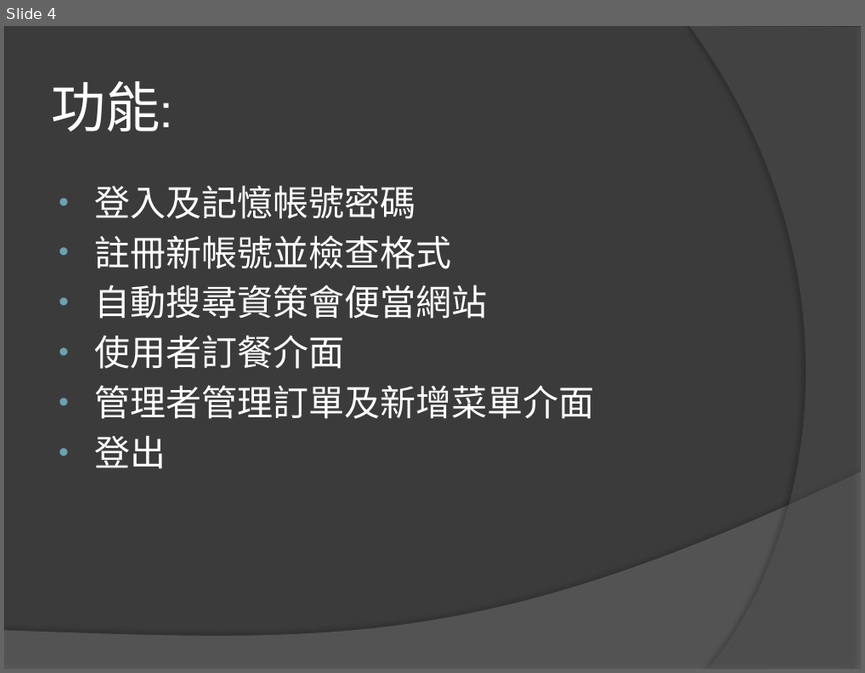
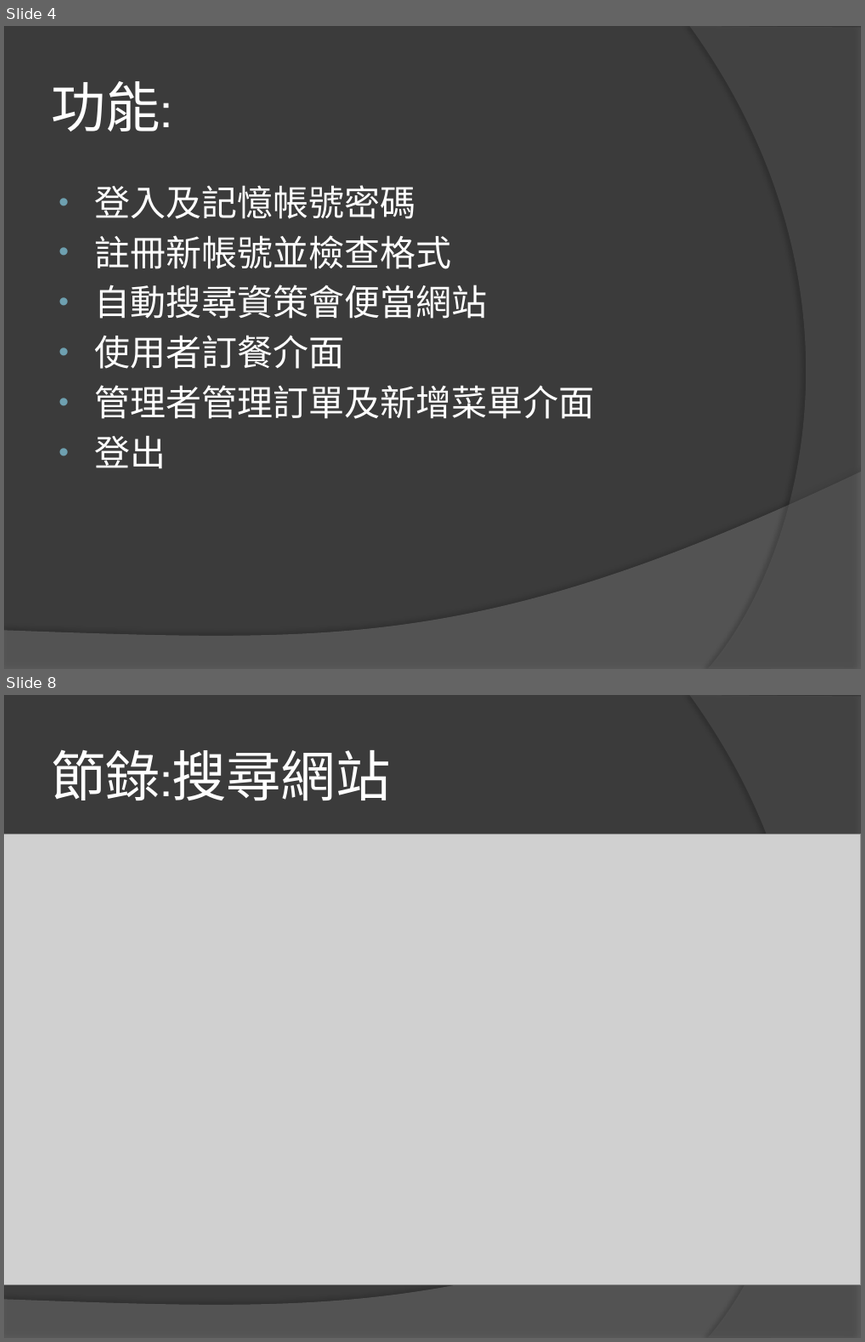
Before and after one commit to jthung1988/EEIT112, a slide deck: MidProject_JDBC/期中專題JDBC.pptx. Shown one above the other, each under a label of ours: slide 4 before the commit, slides 4 and 8 after it; the slides between them are not shown. The pictures are 865x673 and 865x1342 pixels, drawn with LibreOffice and Linux fonts; fonts in the diff are those of the drawing; grey boxes stand for pictures. Boxes give left, top, right and bottom in pixels: in the first picture for what was removed or moved away, otherwise in the second. Text is boxed around its words. In the diff, an @@ line names an element or a change of style, - is before the commit and + after.

```diff
--- a/MidProject_JDBC/期中專題JDBC.pptx
+++ b/MidProject_JDBC/期中專題JDBC.pptx
@@ slide 8 added at (x1=4, y1=695, x2=861, y2=1338), background #3B3B3B; not listed: 2 template elements that a slide beside it also shows @@
@@ title added at (x1=51, y1=750, x2=390, y2=801), 46 pt, text #FFFFFF @@
+節錄:搜尋網站
@@ picture added at (x1=4, y1=834, x2=861, y2=1285) @@
```
Also in this commit, not shown: 2 slides changed, 2 other slides added, 1 other file.
